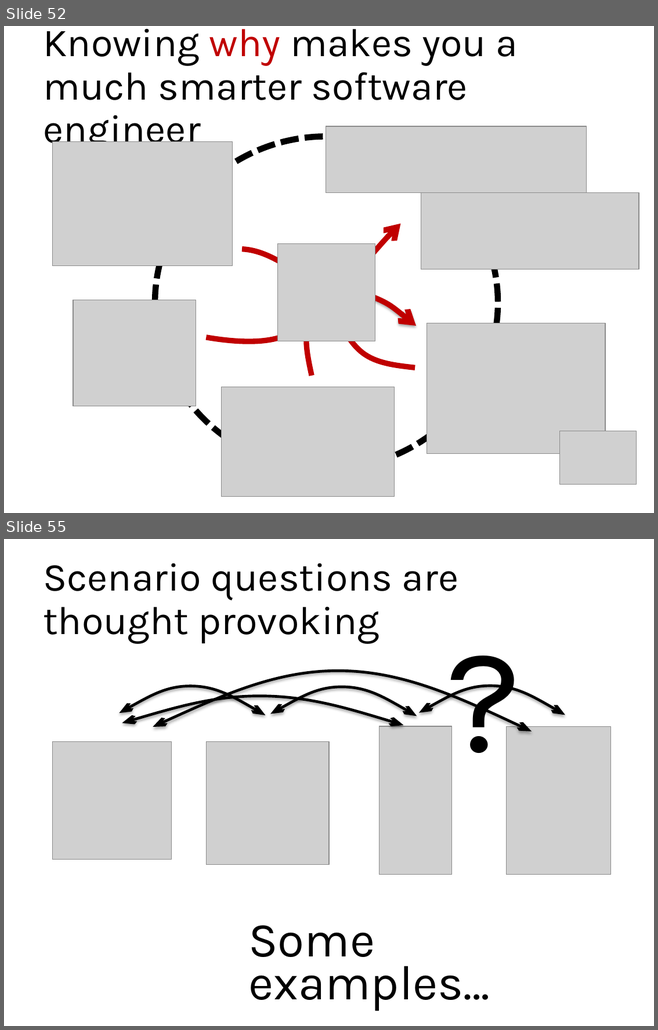
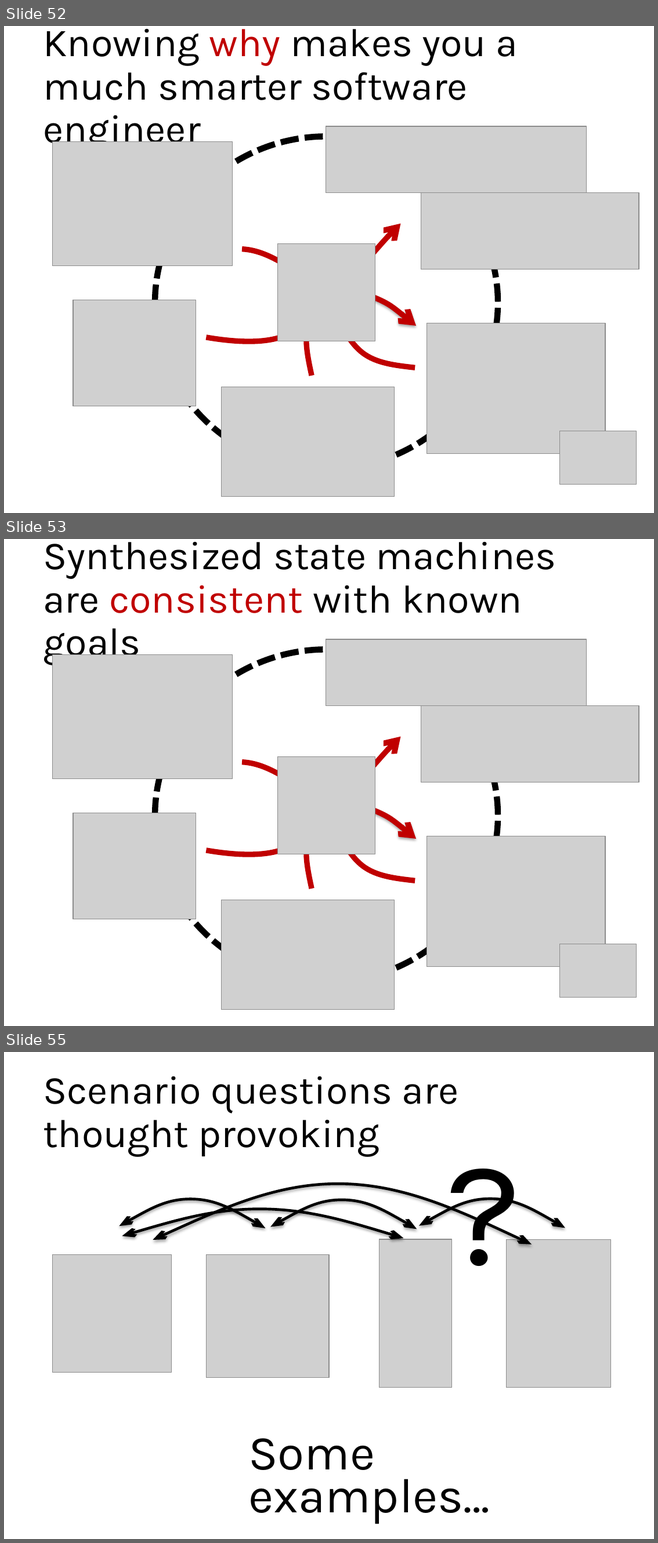
Before and after one commit to blambeau/phd, a slide deck: public-defense/slides.pptx. Shown one above the other, each under a label of ours: slides 52 and 55 before the commit, slides 52, 53 and 55 after it; the slides between them are not shown. The pictures are 658x1030 and 658x1543 pixels, drawn with LibreOffice and Linux fonts; fonts in the diff are those of the drawing; grey boxes stand for pictures. Boxes give left, top, right and bottom in pixels: in the first picture for what was removed or moved away, otherwise in the second. Text is boxed around its words. In the diff, an @@ line names an element or a change of style, - is before the commit and + after.

```diff
--- a/public-defense/slides.pptx
+++ b/public-defense/slides.pptx
@@ slide 53 added at (x1=4, y1=539, x2=654, y2=1026), background #FFFFFF @@
@@ title added at (x1=43, y1=542, x2=556, y2=665), 44 pt, text #000000 @@
+Synthesized state machines are consistent with known goals
@@ picture added at (x1=325, y1=640, x2=586, y2=706) @@
@@ picture added at (x1=53, y1=654, x2=233, y2=779) @@
@@ ellipse added at (x1=155, y1=649, x2=498, y2=982), outline #000000 6.75 pt dashed @@
@@ picture added at (x1=421, y1=706, x2=639, y2=783) @@
@@ freeform shape added at (x1=242, y1=736, x2=400, y2=798), outline #C00000 6 pt @@
@@ freeform shape added at (x1=206, y1=757, x2=339, y2=896), outline #C00000 6 pt @@
@@ picture added at (x1=278, y1=757, x2=375, y2=855) @@
@@ freeform shape added at (x1=303, y1=790, x2=345, y2=889), outline #C00000 6 pt @@
@@ picture added at (x1=73, y1=813, x2=195, y2=919) @@
@@ freeform shape added at (x1=331, y1=803, x2=416, y2=839), outline #C00000 6 pt @@
@@ freeform shape added at (x1=319, y1=818, x2=426, y2=888), outline #C00000 6 pt @@
@@ picture added at (x1=427, y1=837, x2=605, y2=966) @@
@@ picture added at (x1=221, y1=900, x2=394, y2=1009) @@
@@ picture added at (x1=560, y1=944, x2=636, y2=997) @@
```
Also in this commit, not shown: 6 slides changed, 1 other slide added, 2 slides removed.
